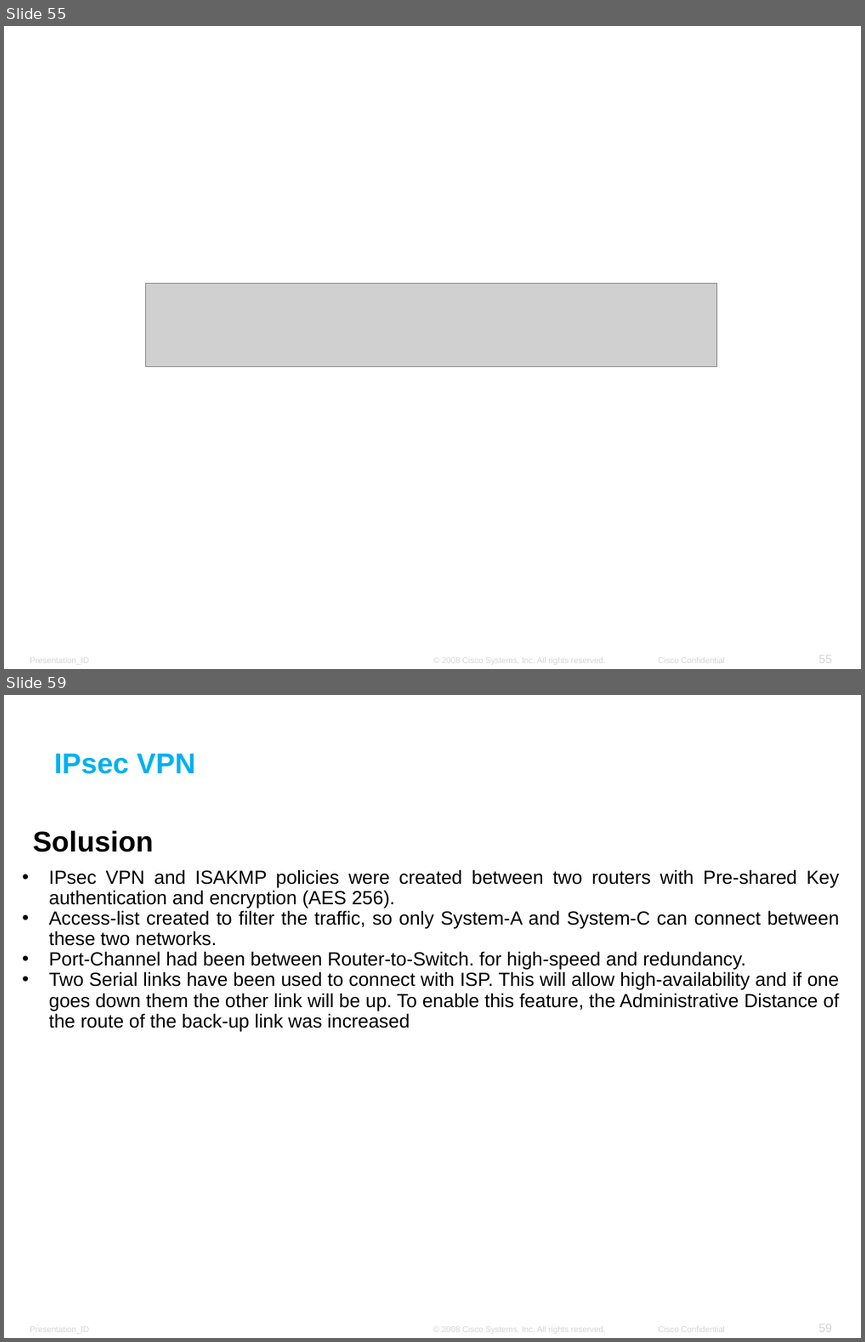
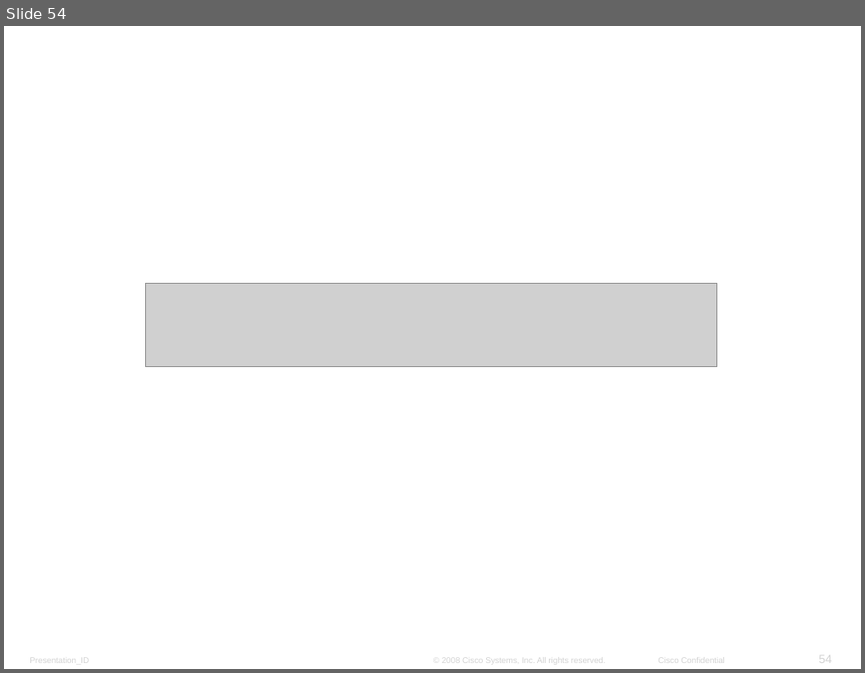
Before and after one commit to amelcharolinesgn2/ANJAR, a slide deck: ENSA_Module_8_VPN_and_IPsec_GRE tunnel.pptx. Shown one above the other, each under a label of ours: slides 55 and 59 before the commit, slide 54 after it; the slides between them are not shown. The pictures are 865x1342 and 865x673 pixels, drawn with LibreOffice and Linux fonts; fonts in the diff are those of the drawing; grey boxes stand for pictures; background and template pictures are left out. Boxes give left, top, right and bottom in pixels: in the first picture for what was removed or moved away, otherwise in the second. Text is boxed around its words. In the diff, an @@ line names an element or a change of style, - is before the commit and + after.

```diff
--- a/ENSA_Module_8_VPN_and_IPsec_GRE tunnel.pptx
+++ b/ENSA_Module_8_VPN_and_IPsec_GRE tunnel.pptx
@@ slide 59 removed at [4, 695, 861, 1338], background #FFFFFF; not listed: 4 template elements that a slide beside it also shows @@
@@ text removed at [54, 754, 195, 774] @@
-IPsec VPN
@@ text removed at [33, 830, 154, 852] @@
-Solusion
@@ text removed at [49, 869, 840, 1032] @@
-• IPsec VPN and ISAKMP policies were created between two routers with Pre-shared Key authentication and encryption (AES 256).
-• Access-list created to filter the traffic, so only System-A and System-C can connect between these two networks.
-• Port-Channel had been between Router-to-Switch. for high-speed and redundancy.
-• Two Serial links have been used to connect with ISP. This will allow high-availability and if one goes down them the other link will be up. To enable this feature, the Administrative Distance of the route of the back-up link was increased
@@ what was slide 55 is now slide 54 @@
@@ page number at [818, 655, 832, 663]: text changed @@
-55
+54
```
Also in this commit, not shown: 10 other slides removed, 16 other files.
